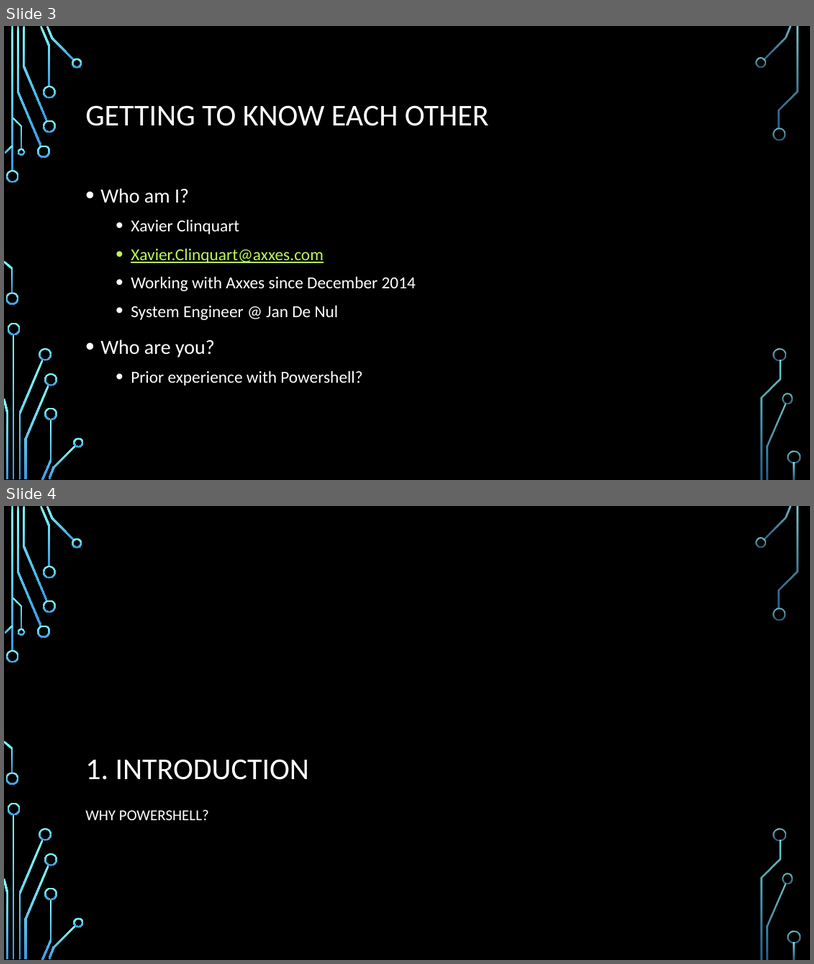
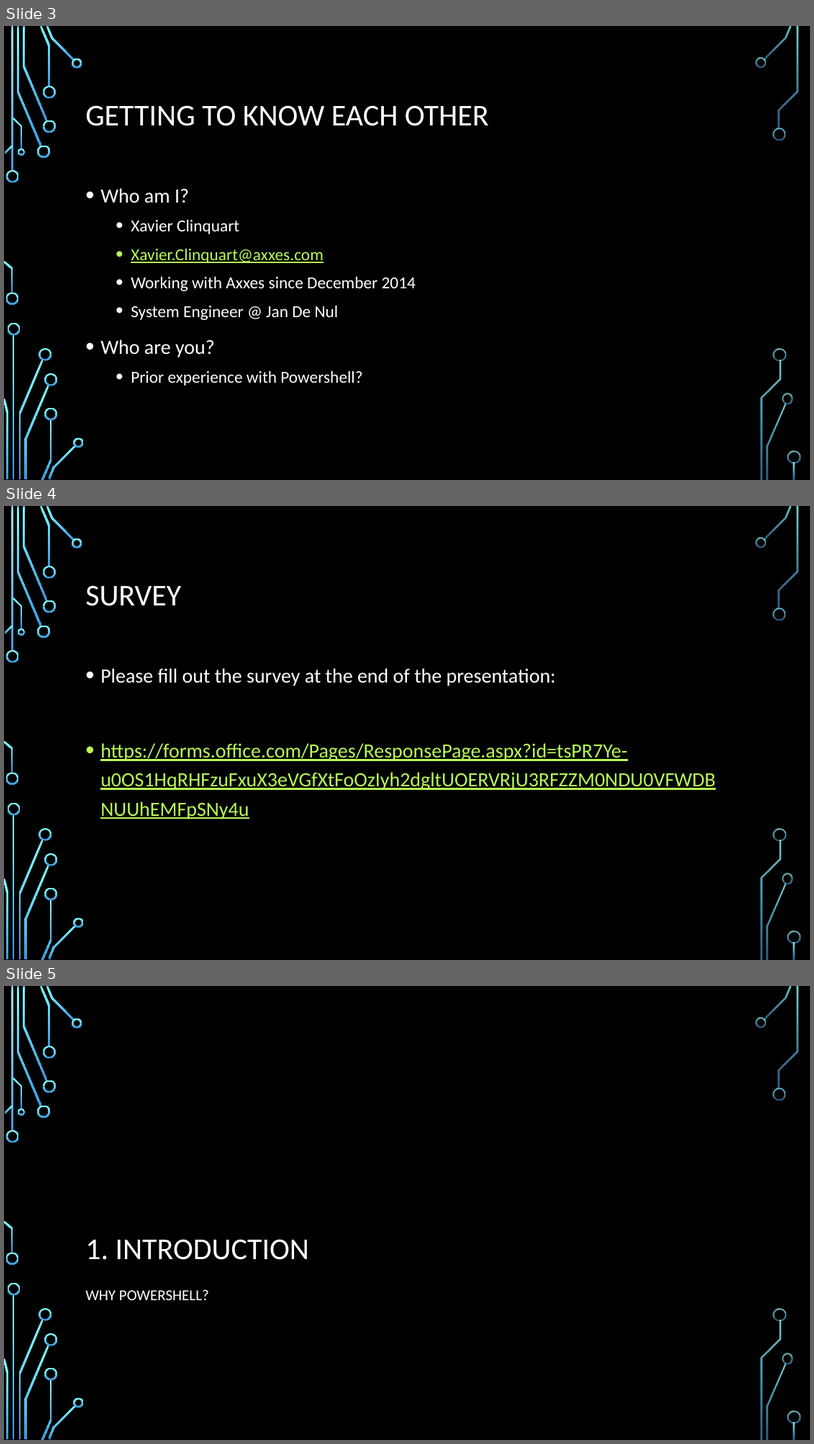
Before and after one commit to Matthias-vdE/Powershell-Course, a slide deck: 2019/Powershell course.pptx. Shown one above the other, each under a label of ours: slides 3 and 4 before the commit, slides 3, 4 and 5 after it. The pictures are 814x964 and 814x1444 pixels, drawn with LibreOffice and Linux fonts; fonts in the diff are those of the drawing; background and template pictures are left out. Boxes give left, top, right and bottom in pixels: in the first picture for what was removed or moved away, otherwise in the second. Text is boxed around its words. In the diff, an @@ line names an element or a change of style, - is before the commit and + after.

```diff
--- a/2019/Powershell course.pptx
+++ b/2019/Powershell course.pptx
@@ slide 4 added at box(4, 506, 810, 960), background picture (left out); not listed: 36 template elements that a slide beside it also shows @@
@@ title added at box(85, 585, 181, 606), 36 pt, text #FFFFFF @@
+SURVEY
@@ text added at box(100, 668, 628, 761), 24 pt, text #B8FA56, underline @@
+• Please fill out the survey at the end of the presentation:
+• https://forms.office.com/Pages/ResponsePage.aspx?id=tsPR7Ye-u0OS1HqRHFzuFxuX3eVGfXtFoOzIyh2dgltUOERVRjU3RFZZM0NDU0VFWDBNUUhEMFpSNy4u
@@ what was slide 4 is now slide 5 @@
```
Also in this commit, not shown: 1 other slide added, 44 other files.
